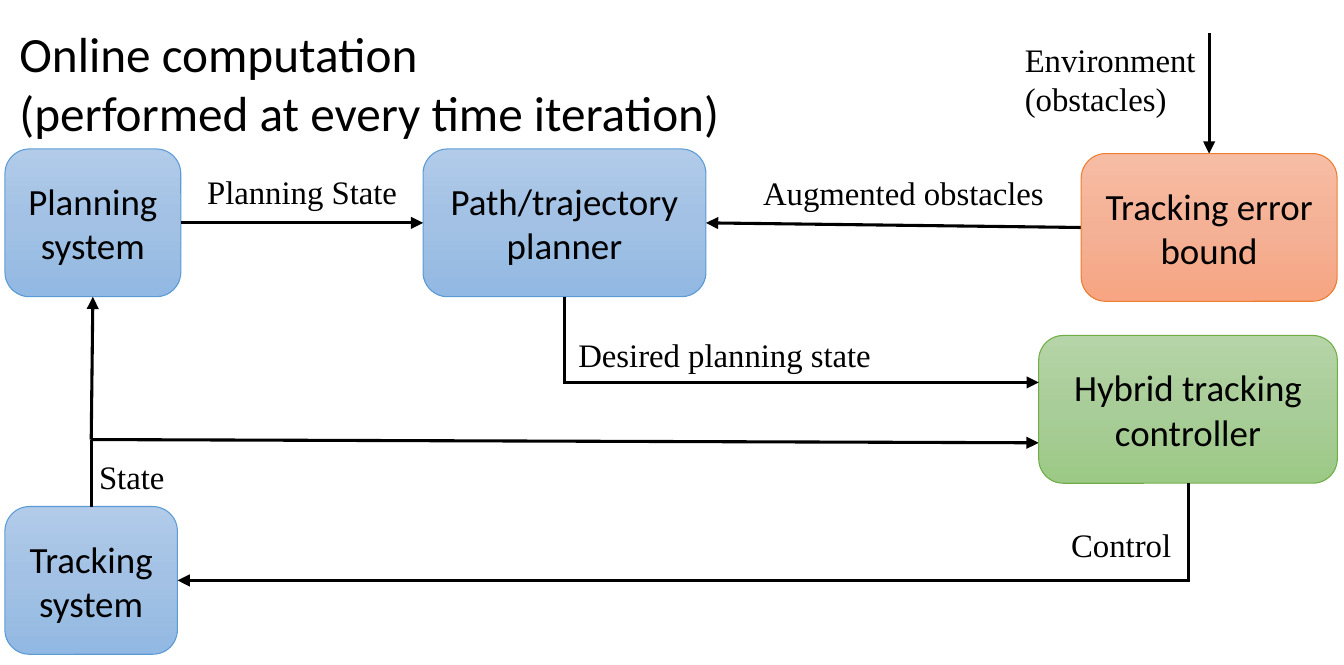
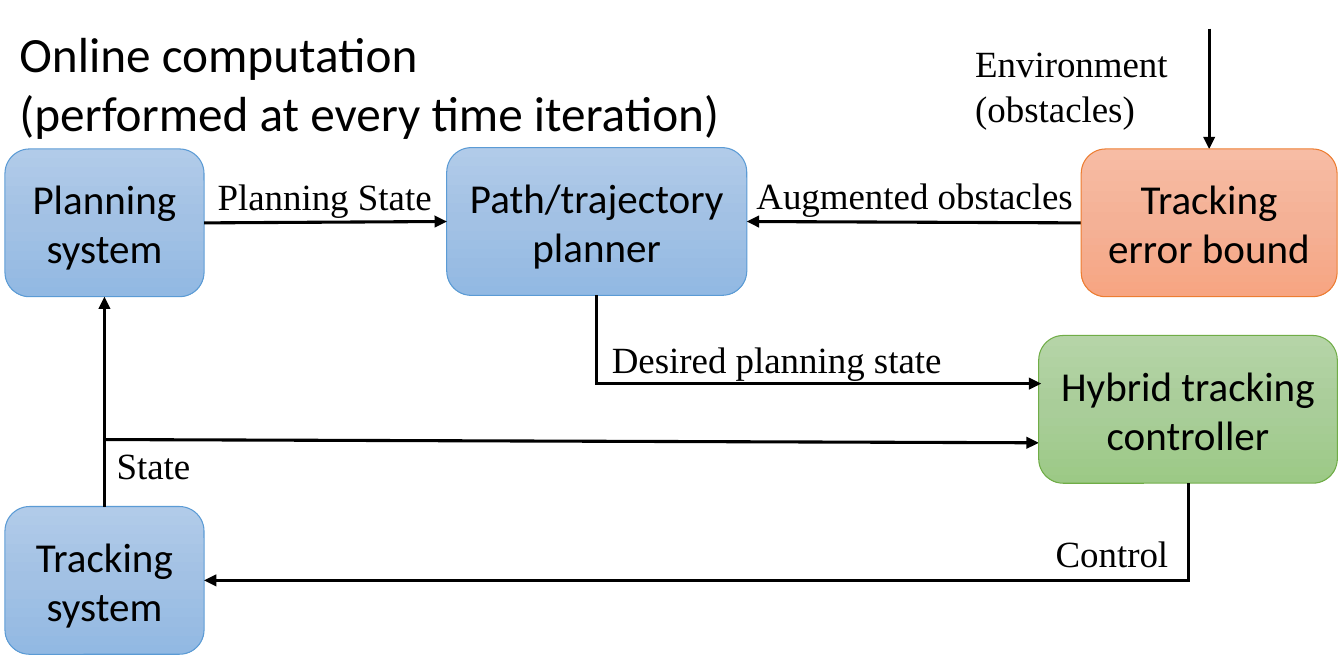
Before and after one commit to HJReachability/Tracking, a slide deck: slide 1 of docs/CDC 2017 Safe Tracking/fig/framework_online.pptx. Drawn at 1344x665 pixels with LibreOffice and Linux fonts; fonts in the diff are those of the drawing. Boxes give left, top, right and bottom in pixels: in the first picture for what was removed or moved away, otherwise in the second. Text is boxed around its words. In the diff, an @@ line names an element or a change of style, - is before the commit and + after.

```diff
--- a/docs/CDC 2017 Safe Tracking/fig/framework_online.pptx
+++ b/docs/CDC 2017 Safe Tracking/fig/framework_online.pptx
@@ arrow moved from (1210, 32) - (1210, 154) to (1210, 28) - (1210, 149) @@
@@ text "Environment (obstacles)": place and size @@
-text "Environment (obstacles)" at (1025,50,1196,118)
+text "Environment (obstacles)" at (975,52,1168,129)
@@ rounded rectangle "Planning system": place and size @@
-rounded rectangle "Planning system" at (4,149,180,297)
+rounded rectangle "Planning system" at (4,149,204,297)
@@ size 18 to 20 pt in 5 elements at (1038,335,1337,483), (1081,149,1337,297), (4,149,204,297), (4,507,204,654), (448,148,747,295) @@
@@ rounded rectangle "Path/trajectory planner": place and size @@
-rounded rectangle "Path/trajectory planner" at (424,149,707,297)
+rounded rectangle "Path/trajectory planner" at (448,148,747,295)
@@ rounded rectangle "Tracking error bound": place and size @@
-rounded rectangle "Tracking error bound" at (1081,154,1337,301)
+rounded rectangle "Tracking error bound" at (1081,149,1337,297)
@@ text "Planning State": place and size @@
-text "Planning State" at (207,181,397,211)
+text "Planning State" at (218,184,432,217)
@@ text "Augmented obstacles": place and size @@
-text "Augmented obstacles" at (763,182,1044,211)
+text "Augmented obstacles" at (756,183,1073,217)
@@ arrow moved from (180, 223) - (424, 223) to (204, 223) - (448, 222) @@
@@ arrow moved from (1081, 227) - (706, 223) to (1081, 223) - (747, 222) @@
@@ arrow moved from (92, 439) - (93, 297) to (105, 439) - (105, 297) @@
@@ elbow arrow moved from (564, 297) - (1038, 383) to (597, 295) - (1041, 384) @@
@@ size 16 to 18 pt in 6 elements at (756,183,1073,217), (1056,541,1169,568), (218,184,432,217), (117,454,191,480), (975,52,1168,129), (612,347,942,381) @@
@@ text "Desired planning state": place and size @@
-text "Desired planning state" at (578,344,871,374)
+text "Desired planning state" at (612,347,942,381)
@@ text "State": place and size @@
-text "State" at (99,467,164,490)
+text "State" at (117,454,191,480)
@@ arrow moved from (92, 439) - (1038, 443) to (105, 439) - (1038, 443) @@
@@ line moved from (92, 439) - (92, 507) to (105, 439) - (105, 507) @@
@@ rounded rectangle "Tracking system": place and size @@
-rounded rectangle "Tracking system" at (4,507,177,654)
+rounded rectangle "Tracking system" at (4,507,204,654)
@@ elbow arrow moved from (1187, 483) - (177, 580) to (1187, 483) - (204, 580) @@
@@ text "Control": place and size @@
-text "Control" at (1071,534,1171,558)
+text "Control" at (1056,541,1169,568)
```
Also in this commit, not shown: 6 other files.
